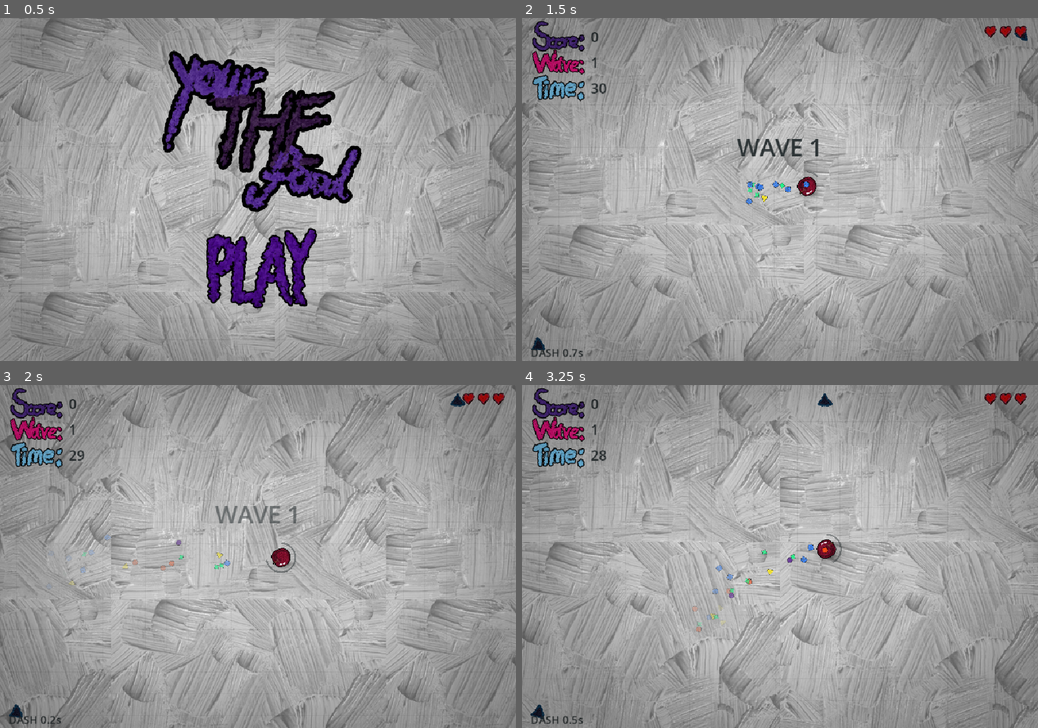
Above: before the commit, frames 1-4 (two rows, left to right).
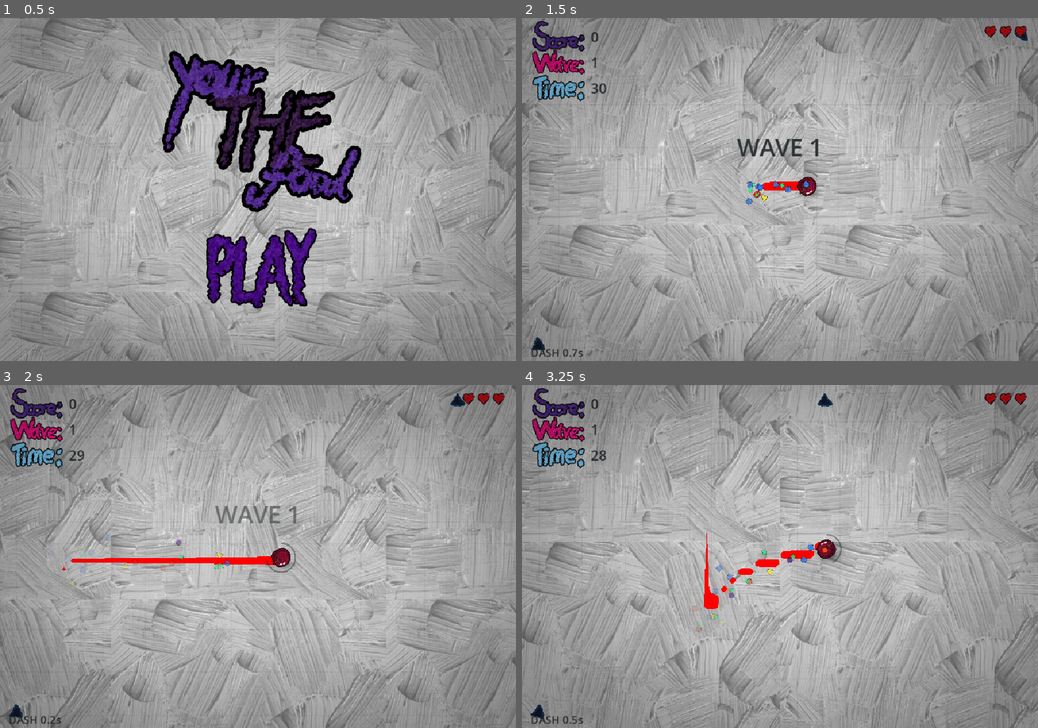
Above: after the commit, the same moments.

Repository: wizenroom/youre-the-food
Game: Godot game, scene res://scenes/main.tscn
The game is run twice, just before and just after one commit, with the same random seed, the same clock (stepped at 60 frames per second) and the same inputs.
Inputs (mouse positions are in pixels of both pictures, inside the frame that each line leads up to):
- Up to frame 1 (0.5 s): no input
- Up to frame 2 (1.5 s): click (785, 268) at 0.5 s; tap Enter (menu_start) at 1.25 s; move the mouse to (893, 172) at 1.27 s; hold D (move_right) from 1.28 s (still down); tap Space (dash) at 1.35 s
- Up to frame 3 (2 s): keep holding D (move_right)
- Up to frame 4 (3.25 s): move the mouse to (676, 573) at 2.02 s; release D (move_right) at 2.03 s; hold S (move_down) 2.03-2.78 s; tap Space (dash) at 2.1, 2.85 s; move the mouse to (831, 481) at 2.77 s; hold D (move_right) from 2.78 s (still down)

Frame 1 is identical in both runs. In frame 2, 0.2% of the frame differs, in the area x 44-54%, y 47-53%; in frame 3, 0.6%, in the area x 12-54%, y 49-55%; in frame 4, 0.5%.

Commit message:
Trails
Added trails. CPU renders a small image, then a shader makes it more high resolution

Diff:
--- a/scenes/main.tscn
+++ b/scenes/main.tscn
@@ -3,8 +3,10 @@
 [ext_resource type="Script" uid="uid://chbldhu35dr64" path="res://scripts/main.gd" id="1"]
 [ext_resource type="Script" uid="uid://bqor5uflo5khq" path="res://scripts/grid.gd" id="2"]
 [ext_resource type="Script" uid="uid://btjod0xiy3swo" path="res://scripts/hud.gd" id="3"]
+[ext_resource type="Shader" uid="uid://bjrljmqucngu7" path="res://scenes/trailupscaler.gdshader" id="3_jscy8"]
 [ext_resource type="Script" uid="uid://dkrj7088wvgx2" path="res://scripts/ui_scale_button.gd" id="4"]
 [ext_resource type="Script" uid="uid://clvtt17kf1aaq" path="res://scripts/effects.gd" id="5"]
+[ext_resource type="Script" uid="uid://drjgnasclqee8" path="res://scenes/trail_painter.gd" id="5_yc10j"]
 [ext_resource type="Texture2D" uid="uid://u5xycarr7ien" path="res://assets/canvas.png" id="6"]
 [ext_resource type="Texture2D" uid="uid://dmhwpdm1syca4" path="res://assets/logo.png" id="7"]
 [ext_resource type="Texture2D" uid="uid://cr7881nbhbvph" path="res://assets/ui_play.png" id="8"]
@@ -35,6 +37,10 @@
 	pass
 "
 
+[sub_resource type="ShaderMaterial" id="ShaderMaterial_yc10j"]
+shader = ExtResource("3_jscy8")
+shader_parameter/threshold = 0.01
+
 [sub_resource type="ShaderMaterial" id="ShaderMaterial_prt3j"]
 shader = ExtResource("20_gqmmt")
 shader_parameter/vignette_color = Color(0, 0, 0, 1)
@@ -56,6 +62,15 @@
 region_rect = Rect2(0, 0, 3904, 2944)
 script = SubResource("GDScript_0ld40")
 
+[node name="TrailPainter" type="Sprite2D" parent="World/Background2" unique_id=1852615803]
+texture_filter = 2
+material = SubResource("ShaderMaterial_yc10j")
+position = Vector2(512, 512)
+centered = false
+region_enabled = true
+region_rect = Rect2(0, 0, 3904, 2944)
+script = ExtResource("5_yc10j")
+
 [node name="Grid" type="Node2D" parent="World" unique_id=756642514]
 script = ExtResource("2")
 
--- /dev/null
+++ b/scenes/trail_painter.gd
@@ -0,0 +1,48 @@
+extends Sprite2D
+
+var image: Image
+var texture_image: ImageTexture
+@onready var background = get_parent()
+
+const SIZE := Vector2i(3904, 2944)
+
+@export var decay: float = 0.99
+@export var trail_scale: int = 16
+
+var TRAIL_SIZE := SIZE / trail_scale
+
+func _ready():
+	image = Image.create(TRAIL_SIZE.x, TRAIL_SIZE.y, false, Image.FORMAT_RGBA8)
+	image.fill(Color.TRANSPARENT)
+
+	texture_image = ImageTexture.create_from_image(image)
+	texture = texture_image
+
+	texture_filter = CanvasItem.TEXTURE_FILTER_LINEAR
+	scale = Vector2(trail_scale, trail_scale)
+
+func _process(delta):
+	fade_trail()
+
+func fade_trail():
+	for x in range(image.get_width()):
+		for y in range(image.get_height()):
+			var c := image.get_pixel(x, y)
+			c.a *= decay
+			image.set_pixel(x, y, c)
+
+	texture_image.update(image)
+
+func stamp(pos: Vector2, radius: int = 8):
+	var center := Vector2i(pos / trail_scale)
+	var scaled_radius := radius / trail_scale
+
+	for x in range(-scaled_radius, scaled_radius + 1):
+		for y in range(-scaled_radius, scaled_radius + 1):
+			if x * x + y * y <= scaled_radius * scaled_radius:
+				var p := center + Vector2i(x, y)
+
+				if p.x >= 0 and p.x < TRAIL_SIZE.x and p.y >= 0 and p.y < TRAIL_SIZE.y:
+					image.set_pixelv(p, Color.RED)
+
+	texture_image.update(image)
--- /dev/null
+++ b/scenes/trailupscaler.gdshader
@@ -0,0 +1,10 @@
+shader_type canvas_item;
+
+uniform float threshold = 0.5;
+
+void fragment() {
+	vec4 color = texture(TEXTURE, UV);
+	float transparency = round(color.a);
+
+	COLOR = vec4(1.0, 0.0, 0.0, transparency);
+}
--- a/scripts/player.gd
+++ b/scripts/player.gd
@@ -6,6 +6,7 @@
 @onready var vignette_mat: ShaderMaterial = vignette.material as ShaderMaterial
 var vignette_color: Color = Color.BLACK
 
+@onready var trail_painter := get_tree().current_scene.get_node("World/Background2/TrailPainter")
 
 var game: Node
 
@@ -89,6 +90,11 @@
 	queue_redraw()
 	updateDamaged()
 	updateVignette(0.003)
+	paintPlayerTrail()
+
+func paintPlayerTrail() -> void:
+	trail_painter.stamp(global_position, 1)
+	#print("Stamping at ", global_position)
 
 func updateVignette(delta: float) -> void:
 	var target := Color.BLACK
Not shown, added: scenes/trail_painter.gd.uid
Not shown, added: scenes/trailupscaler.gdshader.uid
